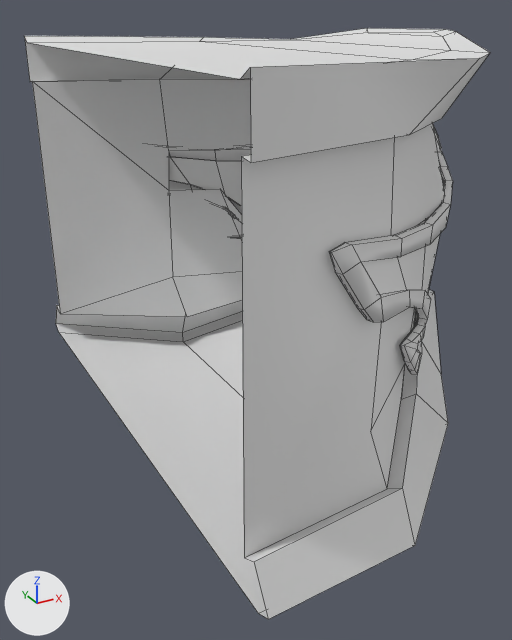
Two versions of the FBX model Assets/10_Meshs/20_Environnement/plateformes_principales/SM_FlotiingPlateforme_Extremite.fbx, one commit apart.
Both versions are drawn from a 50 mm lens placed at (-0.879, -4.146, 0.132), pointed at (0.689, -1.295, -1.294). The lights are fixed; the arrows at lower left show +X, +Y and +Z. Mesh edges are drawn as thin lines. Vertices at the same position are counted once.

Script lines for the objects in view, before the commit:
```python
me_cube_001 = bpy.data.meshes.new('Cube.001')
me_cube_001.from_pydata(...)  # 538 vertices, 490 faces; spans x 0.0..1.89, y -2.63..0.11, z -1.92..0.04
ob_extremite_low = bpy.data.objects.new('extremite_low', me_cube_001)
ob_extremite_low.location = (0.0, 0.0, 0.0)
```
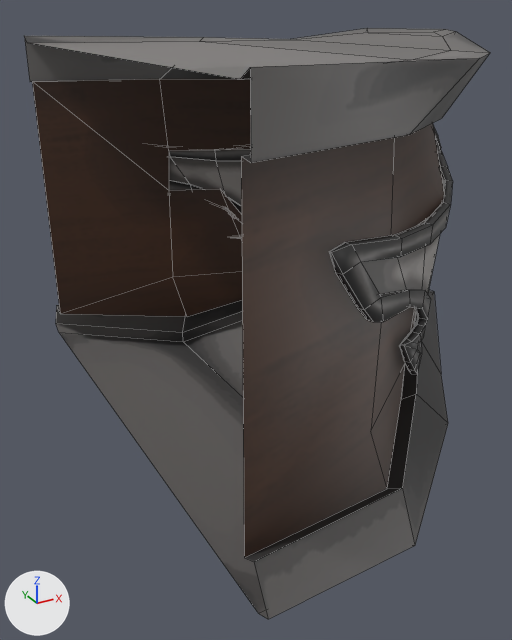
The newer file is also turned or shifted as a whole; pictures and numbers use the older file's frame.

Boxes (x1, y1, x2, y2) around the edits, measured in the pictures (512 x 640 px):
part 1 of me_cube_001, recoloured
    both: (24, 28, 490, 619)

The edits, one by one:
Picture 'DefaultMaterial_Base_color.png' (img_defaultmaterial_base_color_png) is new.
Material 'Material' (mat_material) is new.
Its texture is img_defaultmaterial_base_color_png.
me_cube_001 is used by ob_extremite_low; location (0.0, 0.0, 0.0).
me_cube_001 had 538 vertices, 490 faces and spanned x 0.0..1.89, y -2.63..0.11, z -1.92..0.04.
me_cube_001 now has 536 vertices, 490 faces and spans x 0.0..1.89, y -2.63..0.11, z -1.92..0.04.
me_cube_001 part 1: 484 faces spanning x 0.0..1.89, y -2.63..0.11, z -1.92..0.04 switch from no material to mat_material (picture img_defaultmaterial_base_color_png).
